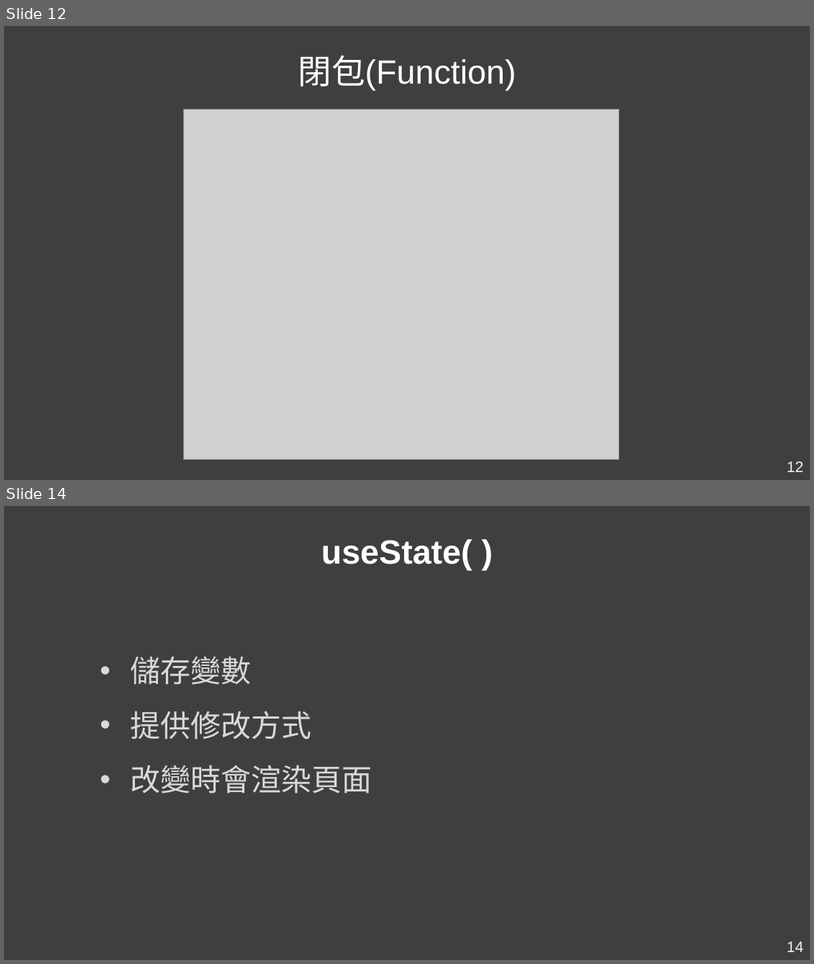
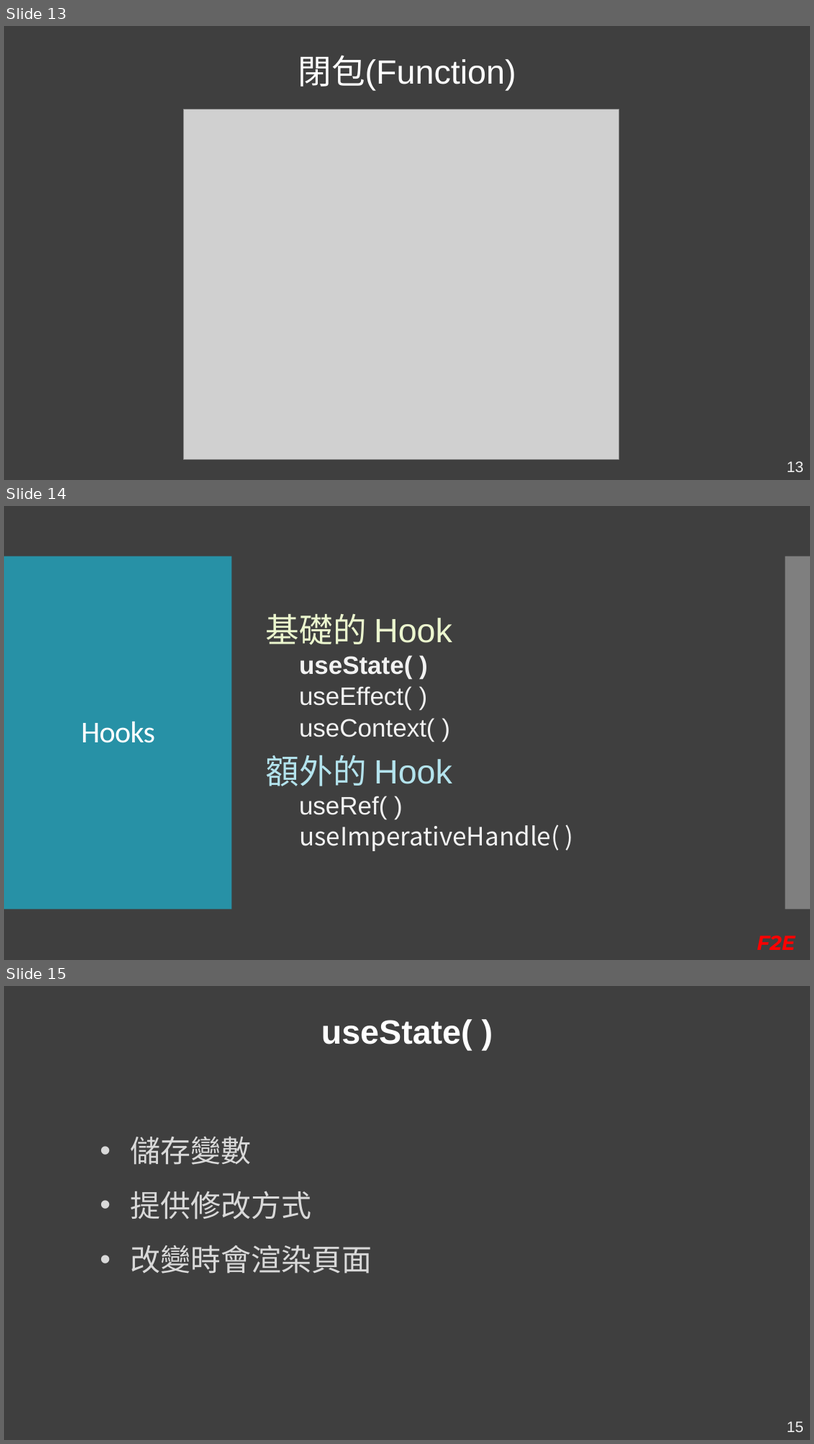
Before and after one commit to Kader-coder/React-Hooks, a slide deck: PPT/React Hooks &.pptx. Shown one above the other, each under a label of ours: slides 12 and 14 before the commit, slides 13, 14 and 15 after it; the slides between them are not shown. The pictures are 814x964 and 814x1444 pixels, drawn with LibreOffice and Linux fonts; fonts in the diff are those of the drawing; grey boxes stand for pictures. Boxes give left, top, right and bottom in pixels: in the first picture for what was removed or moved away, otherwise in the second. Text is boxed around its words. In the diff, an @@ line names an element or a change of style, - is before the commit and + after.

```diff
--- a/PPT/React Hooks &.pptx
+++ b/PPT/React Hooks &.pptx
@@ slide 14 added at <box>4,506,810,960</box>, background #3F3F3F @@
@@ rectangle added at <box>4,556,232,909</box>, fill #2791A6 @@
@@ rectangle added at <box>786,556,810,909</box>, fill #BFBFBF at 50% opacity @@
@@ text added at <box>266,613,560,851</box>, 30 pt, text #F2F2F2 @@
+基礎的 Hook
+  useState( )
+  useEffect( )
+  useContext( )
+額外的 Hook
+  useRef( )
+  useImperativeHandle( )
@@ title added at <box>81,721,155,743</box>, 36 pt, text #FFFFFF @@
+Hooks
@@ text added at <box>757,935,795,950</box>, 24 pt, text #FF0000, bold, italic @@
+F2E
@@ what was slide 12 is now slide 13 @@
@@ page number at <box>787,461,804,472</box>: text changed @@
-12
+13
@@ what was slide 14 is now slide 15 @@
@@ page number at <box>787,1421,804,1432</box>: text changed @@
-14
+15
```
Also in this commit, not shown: 2 slides changed, 10 other slides added, 5 slides removed, 13 other files.
